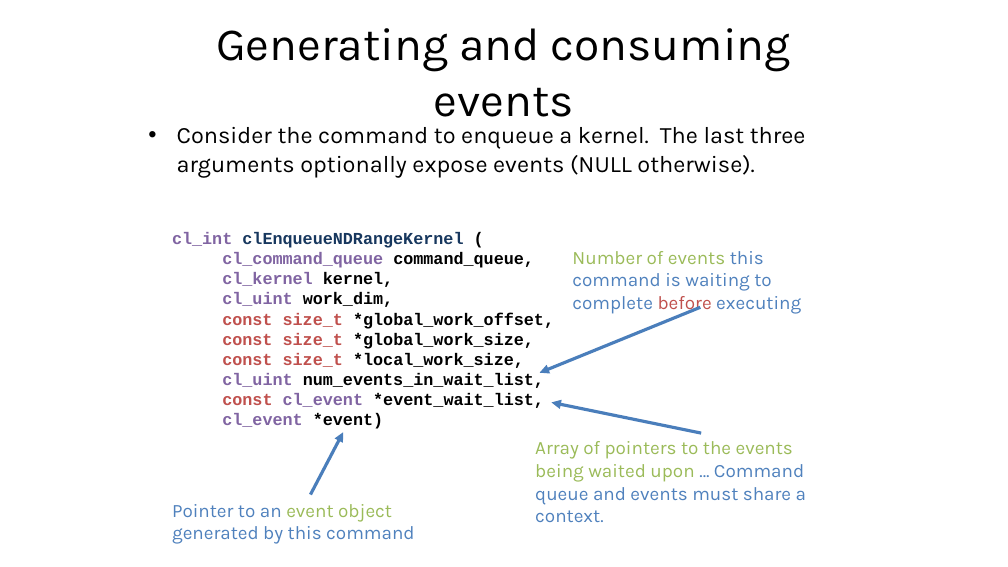
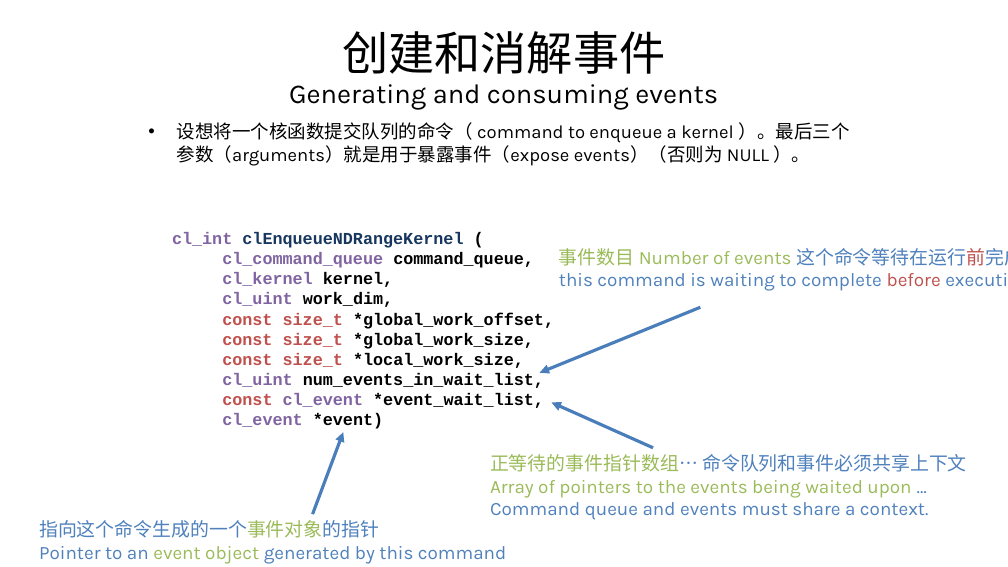
Before and after one commit to Kivy-CN/HandsOnOpenCL_CN, a slide deck: slide 3 of Translating/附录B.pptx. Drawn at 1008x567 pixels with LibreOffice and Linux fonts; fonts in the diff are those of the drawing. Boxes give left, top, right and bottom in pixels: in the first picture for what was removed or moved away, otherwise in the second. Text is boxed around its words. In the diff, an @@ line names an element or a change of style, - is before the commit and + after.

```diff
--- a/Translating/附录B.pptx
+++ b/Translating/附录B.pptx
@@ text at (342,31,665,74): paragraph added @@
+创建和消解事件
@@ text at (289,84,718,110): size 44 to 26 pt in "Generating and consuming events"; line spacing 1 to 0.9 @@
@@ text at (177,122,850,166): text changed; size 22.4 to 17.6 pt @@
-• Consider the command to enqueue a kernel. The last three arguments optionally expose events (NULL otherwise).
+• 设想将一个核函数提交队列的命令（ command to enqueue a kernel ）。最后三个参数（arguments）就是用于暴露事件（expose events）（否则为 NULL ）。
@@ text at (559,248,1008,291): text changed @@
-Number of events this command is waiting to complete before executing
+事件数目 Number of events 这个命令等待在运行前完成
+this command is waiting to complete before executing
@@ freeform shape: place and size @@
-freeform shape at (552,402,702,433)
+freeform shape at (552,402,653,448)
@@ freeform shape: place and size @@
-freeform shape at (311,433,343,495)
+freeform shape at (312,433,343,514)
@@ text "正等待的事件指针数组… 命令队列和事件必须共享上下文": place and size @@
-text "正等待的事件指针数组… 命令队列和事件必须共享上下文" at (535,441,806,522)
+text "正等待的事件指针数组… 命令队列和事件必须共享上下文" at (490,454,967,520)
@@ text at (490,454,967,472): paragraph added @@
+正等待的事件指针数组… 命令队列和事件必须共享上下文
@@ text "指向这个命令生成的一个事件对象的指针": place and size @@
-text "指向这个命令生成的一个事件对象的指针" at (172,504,414,544)
+text "指向这个命令生成的一个事件对象的指针" at (39,520,506,564)
@@ text at (39,520,379,538): paragraph added @@
+指向这个命令生成的一个事件对象的指针
```
Also in this commit, not shown: 7 other slides changed, 1 slide added, 1 slide removed.
